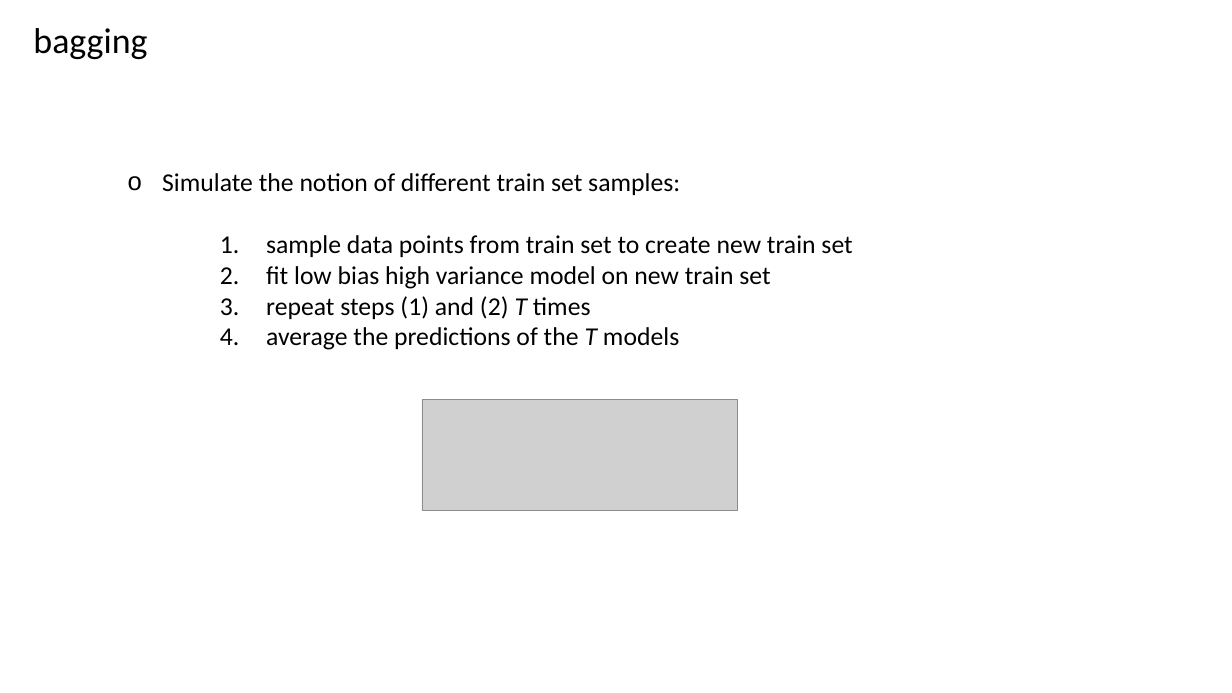
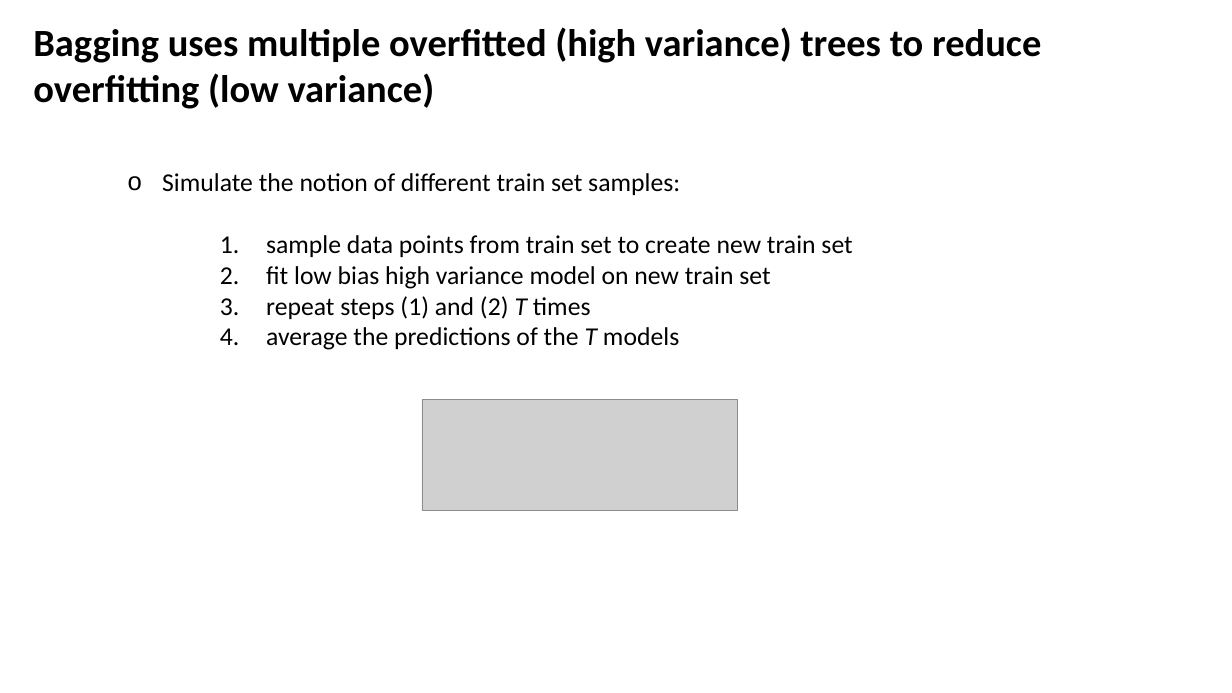
Before and after one commit to CompOmics/ML_AI_Analytical_Chemistry_Course, a slide deck: slide 12 of 03_Evaluation/slides/3_3_ensemble_learning.pptx. Drawn at 1232x693 pixels with LibreOffice and Linux fonts; fonts in the diff are those of the drawing; grey boxes stand for pictures. Boxes give left, top, right and bottom in pixels: in the first picture for what was removed or moved away, otherwise in the second. Text is boxed around its words. In the diff, an @@ line names an element or a change of style, - is before the commit and + after.

```diff
--- a/03_Evaluation/slides/3_3_ensemble_learning.pptx
+++ b/03_Evaluation/slides/3_3_ensemble_learning.pptx
@@ text at (x1=33, y1=27, x2=1041, y2=109): text changed; size 28 to 30 pt; bold on @@
-bagging
+Bagging uses multiple overfitted (high variance) trees to reduce overfitting (low variance)
```
Also in this commit, not shown: 16 other slides changed, 8 other files.
